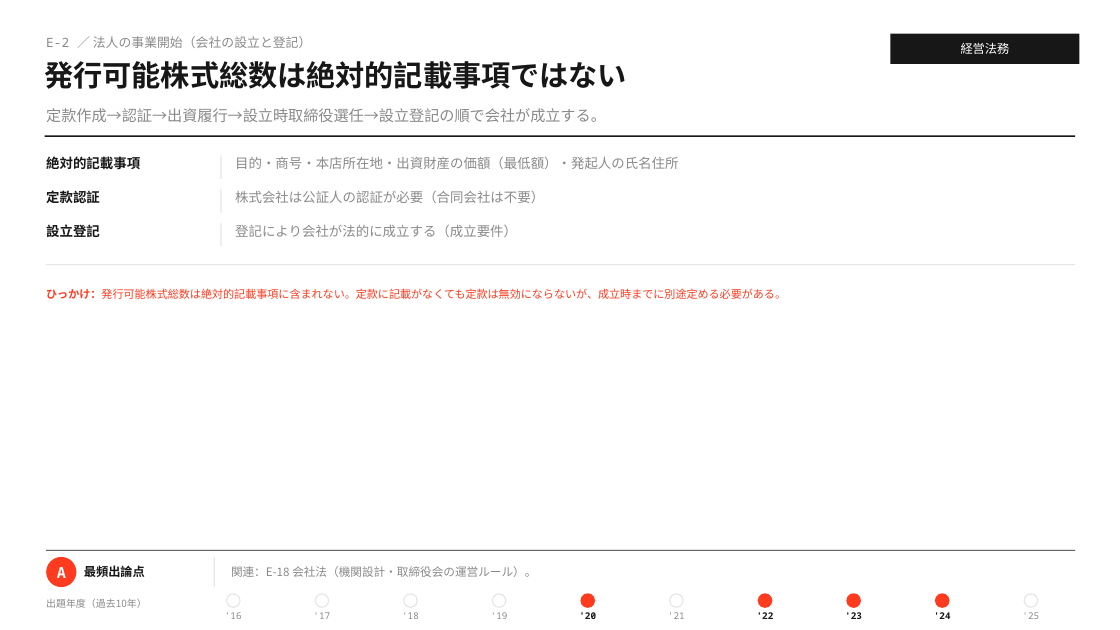
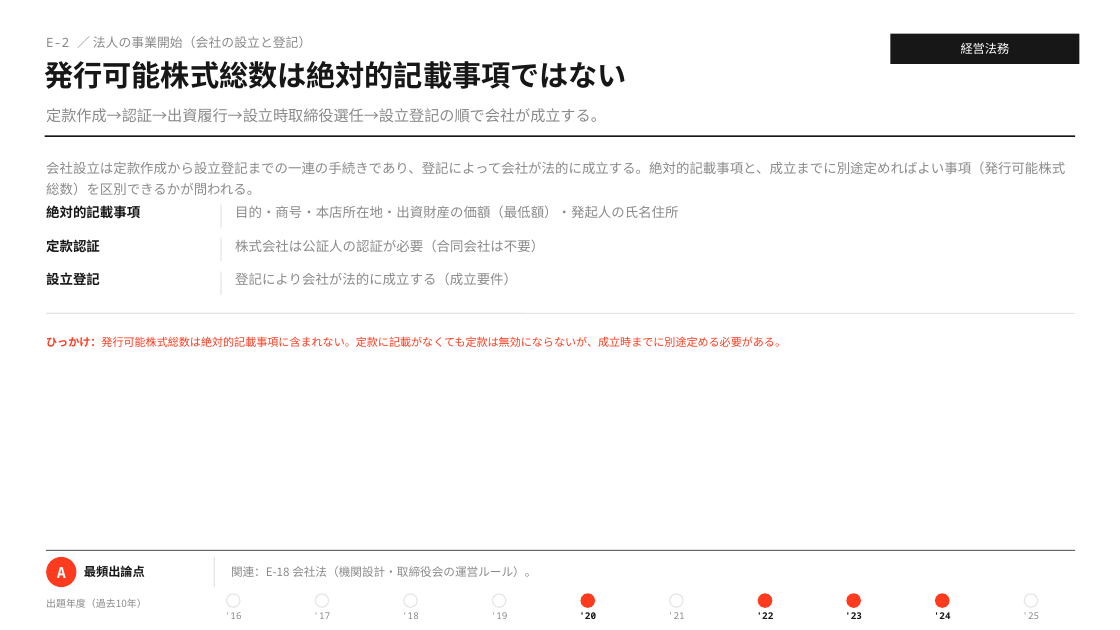
Before and after one commit to MasatoshiSano/SMEC, a slide deck: slide 4 of slides/1st_stage/E_business_law.pptx. Drawn at 1120x630 pixels with LibreOffice and Linux fonts; fonts in the diff are those of the drawing. Boxes give left, top, right and bottom in pixels: in the first picture for what was removed or moved away, otherwise in the second. Text is boxed around its words. In the diff, an @@ line names an element or a change of style, - is before the commit and + after.

```diff
--- a/slides/1st_stage/E_business_law.pptx
+++ b/slides/1st_stage/E_business_law.pptx
@@ text added at [46,162,1065,195], 11.5 pt, text #8A8A8A @@
+会社設立は定款作成から設立登記までの一連の手続きであり、登記によって会社が法的に成立する。絶対的記載事項と、成立までに別途定めればよい事項（発行可能株式総数）を区別できるかが問われる。
@@ line moved from (221, 189) - (221, 213) to (221, 204) - (221, 228) @@
@@ line moved from (221, 223) - (221, 246) to (221, 238) - (221, 261) @@
@@ line moved from (221, 155) - (221, 179) to (221, 271) - (221, 295) @@
@@ 7 texts, 1 line: place and size @@
-7 texts, 1 line at [46,156,1075,299]
+7 texts, 1 line at [46,205,1075,347]
```
Also in this commit, not shown: 26 other slides changed, 2 other files.
